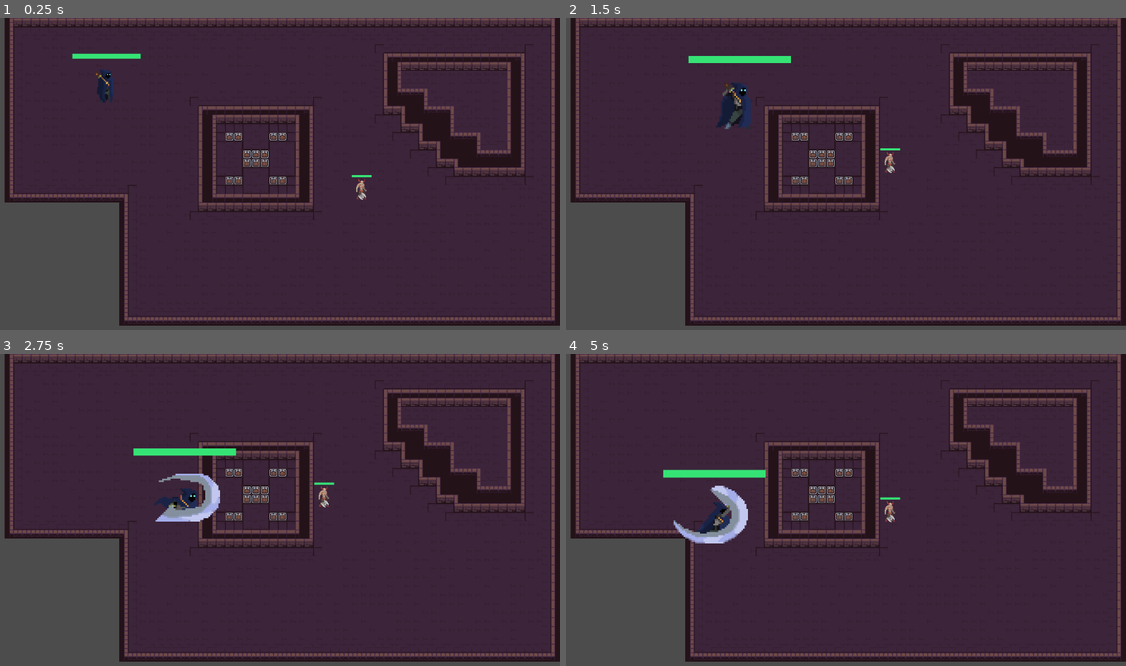
Above: before the commit, frames 1-4 (two rows, left to right).
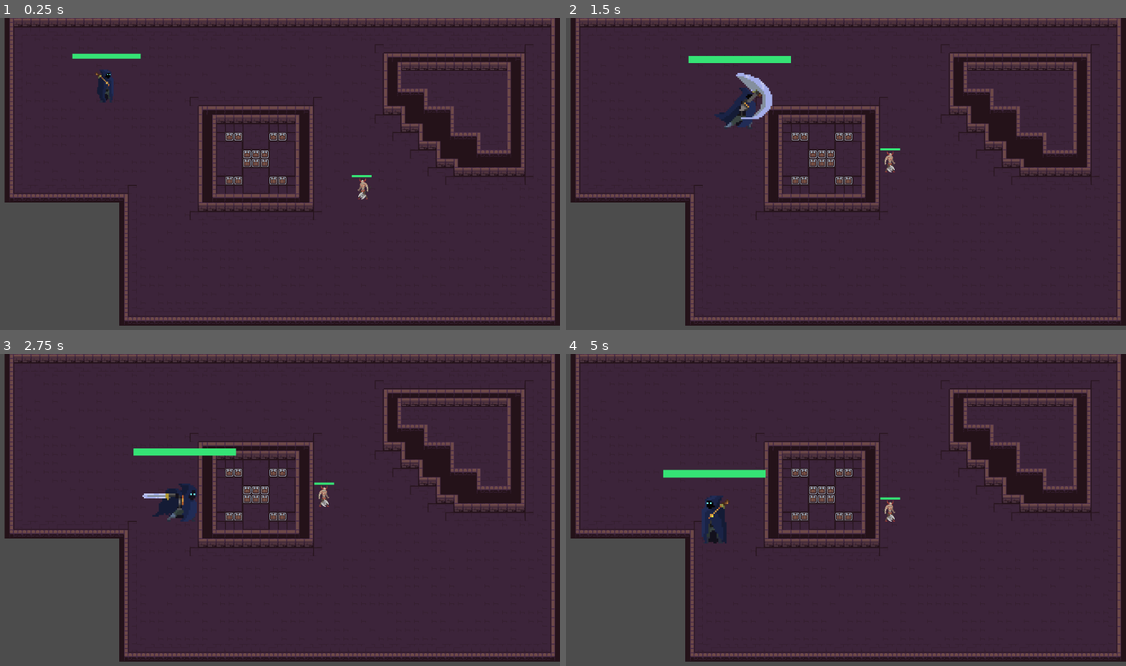
Above: after the commit, the same moments.

Repository: ardilom/CC5408
Game: Godot game, scene res://Scene/Mapa_demo.tscn
Two runs of this game, one before a commit and one after it. Both use one fixed random seed, a clock stepped at 60 frames per second and the inputs below. This scene is started directly instead of the project's main scene.
Inputs (mouse positions are in pixels of both pictures, inside the frame that each line leads up to):
- Up to frame 1 (0.25 s): no input
- Up to frame 2 (1.5 s): move the mouse to (969, 167) at 0.52 s; click (969, 167) at 0.6 s; move the mouse to (728, 198) at 1.27 s; tap A (bigger) at 1.35 s
- Up to frame 3 (2.75 s): click (162, 534) at 1.55 s; move the mouse to (336, 447) at 2.02 s; click (336, 447) at 2.1 s
- Up to frame 4 (5 s): move the mouse to (818, 584) at 2.77 s; tap S (smaller) at 2.85 s; click (818, 584) at 3.05 s; move the mouse to (1014, 569) at 3.52 s; click (1014, 569) at 3.6 s; move the mouse to (672, 469) at 4.27 s; tap A (bigger) at 4.35 s; click (672, 469) at 4.55 s

The runs differ from the first frame. In frame 1, less than 0.1% of the frame differs, in the area x 63-66%, y 51-59%; in frame 2, 0.9%; in frame 3, 1.2%; in frame 4, 1.3%, in the area x 19-59%, y 42-61%.

Commit message:
Mejoras animacion Hero y Enemy

Diff:
--- a/Animaciones_Rai/Dash.tres
+++ b/Animaciones_Rai/Dash.tres
@@ -3,12 +3,12 @@
 [resource]
 resource_name = "Dash"
 tracks/0/type = "bezier"
-tracks/0/path = NodePath("Sprite2:frame")
+tracks/0/path = NodePath(".:frame")
 tracks/0/interp = 1
 tracks/0/loop_wrap = true
 tracks/0/imported = false
 tracks/0/enabled = true
 tracks/0/keys = {
-"points": PoolRealArray( 41, -0.25, 0, 0.25, 0, 43, -0.25, 0, 0.25, 0, 45, -0.25, 0, 0.25, 0, 47, -0.25, 0, 0.25, 0, 49, -0.25, 0, 0.25, 0, 51, -0.25, 0, 0.25, 0, 53, -0.25, 0, 0.25, 0, 55, -0.25, 0, 0.25, 0, 57, -0.25, 0, 0.25, 0, 59, -0.25, 0, 0.25, 0 ),
-"times": PoolRealArray( 0, 0.1, 0.2, 0.3, 0.4, 0.5, 0.6, 0.7, 0.8, 0.9 )
+"points": PoolRealArray( 40, -0.25, 0, 0.25, 0, 41, -0.25, 0, 0.25, 0, 42, -0.25, 0, 0.25, 0, 43, -0.25, 0, 0.25, 0, 44, -0.25, 0, 0.25, 0, 45, -0.25, 0, 0.25, 0, 46, -0.25, 0, 0.25, 0, 47, -0.25, 0, 0.25, 0, 48, -0.25, 0, 0.25, 0, 49, -0.25, 0, 0.25, 0, 59, -0.25, 0, 0.25, 0 ),
+"times": PoolRealArray( 0, 0.1, 0.2, 0.3, 0.4, 0.5, 0.6, 0.7, 0.8, 0.9, 1 )
 }
--- /dev/null
+++ b/Animaciones_Rai/Die.tres
@@ -0,0 +1,5 @@
+[gd_resource type="Animation" format=2]
+
+[resource]
+resource_name = "Die"
+length = 0.5
--- a/Animaciones_Rai/Hold.tres
+++ b/Animaciones_Rai/Hold.tres
@@ -5,7 +5,7 @@
 length = 0.35
 loop = true
 tracks/0/type = "bezier"
-tracks/0/path = NodePath("Sprite2:frame")
+tracks/0/path = NodePath(".:frame")
 tracks/0/interp = 1
 tracks/0/loop_wrap = true
 tracks/0/imported = false
--- a/Scene/Character.tscn
+++ b/Scene/Character.tscn
@@ -1,9 +1,10 @@
-[gd_scene load_steps=15 format=2]
+[gd_scene load_steps=16 format=2]
 
 [ext_resource path="res://Animaciones_Rai/Hold.tres" type="Animation" id=1]
 [ext_resource path="res://Scritps/KinematicBody2D.gd" type="Script" id=2]
 [ext_resource path="res://Animaciones_Rai/Dash.tres" type="Animation" id=3]
 [ext_resource path="res://Character_asset/Fullmain.png" type="Texture" id=4]
+[ext_resource path="res://Animaciones_Rai/Die.tres" type="Animation" id=6]
 
 [sub_resource type="StyleBoxFlat" id=1]
 bg_color = Color( 0.211765, 0.894118, 0.462745, 1 )
@@ -26,15 +27,17 @@
 [sub_resource type="AnimationNodeStateMachineTransition" id=7]
 
 [sub_resource type="AnimationNodeStateMachineTransition" id=8]
+switch_mode = 2
+auto_advance = true
 
 [sub_resource type="AnimationNodeStateMachine" id=9]
 states/Dash/node = SubResource( 5 )
 states/Dash/position = Vector2( 554, 75 )
 states/Hold/node = SubResource( 6 )
-states/Hold/position = Vector2( 277, 75 )
+states/Hold/position = Vector2( 276, 75 )
 transitions = [ "Hold", "Dash", SubResource( 7 ), "Dash", "Hold", SubResource( 8 ) ]
 start_node = "Hold"
-graph_offset = Vector2( -32.8924, 0 )
+graph_offset = Vector2( -32.8924, 4.53383 )
 
 [sub_resource type="AnimationNodeStateMachinePlayback" id=10]
 
@@ -76,14 +79,16 @@
 texture = ExtResource( 4 )
 vframes = 12
 hframes = 10
-frame = 41
 
 [node name="AnimationPlayer" type="AnimationPlayer" parent="."]
+root_node = NodePath("../Sprite2")
 anims/Dash = ExtResource( 3 )
+anims/Die = ExtResource( 6 )
 anims/Hold = ExtResource( 1 )
 
 [node name="AnimationTree" type="AnimationTree" parent="."]
 tree_root = SubResource( 9 )
 anim_player = NodePath("../AnimationPlayer")
+active = true
 parameters/playback = SubResource( 10 )
 [connection signal="body_entered" from="AttackArea" to="." method="_on_AttackArea_body_entered"]
--- a/Scene/Enemy.tscn
+++ b/Scene/Enemy.tscn
@@ -6,7 +6,7 @@
 [ext_resource path="res://monos/demon_axe_red/dead_3.png" type="Texture" id=4]
 [ext_resource path="res://monos/demon_axe_red/dead_1.png" type="Texture" id=5]
 [ext_resource path="res://monos/demon_axe_red/dead_4.png" type="Texture" id=6]
-[ext_resource path="res://monos/demon_axe_red/attack2_1.png" type="Texture" id=7]
+[ext_resource path="res://monos/demon_axe_red/ready_5.png" type="Texture" id=7]
 [ext_resource path="res://animaciones/idle.tres" type="Animation" id=8]
 
 [sub_resource type="CircleShape2D" id=1]
--- a/Scritps/Enemy.gd
+++ b/Scritps/Enemy.gd
@@ -34,3 +34,8 @@
 				$AnimationPlayer.current_animation = "attack"
 		else:
 			$AnimationPlayer.current_animation = "dies"
+
+	if linear_vel.x < 0:
+		$Sprite.flip_h = true
+	else:
+		$Sprite.flip_h = false
--- a/Scritps/KinematicBody2D.gd
+++ b/Scritps/KinematicBody2D.gd
@@ -15,7 +15,7 @@
 var SCALE_NORMAL = 1
 var SCALE_BIG = 2
 
-
+onready var playback = $AnimationTree.get("parameters/playback")
 
 func start_dash():
 	target = get_global_mouse_position()
@@ -107,10 +107,21 @@
 		if arrived:
 			end_dash()
 
-	if linear_vel.length_squared() > 10:
-		$AnimationPlayer.play("Dash")
-	else:
-		$AnimationPlayer.play("Hold")
+
+	if linear_vel.length_squared() == 0:
+		playback.travel("Hold")
+
+	if Input.is_action_just_pressed("dash"):
+		playback.travel("Dash")
+
+#	if hp == 0:
+#		playback.travel("Die")
+
+
+	if linear_vel.x < 0:
+		$Sprite2.flip_h = true
+	if linear_vel.x > 0:
+		$Sprite2.flip_h = false
 
 
 
